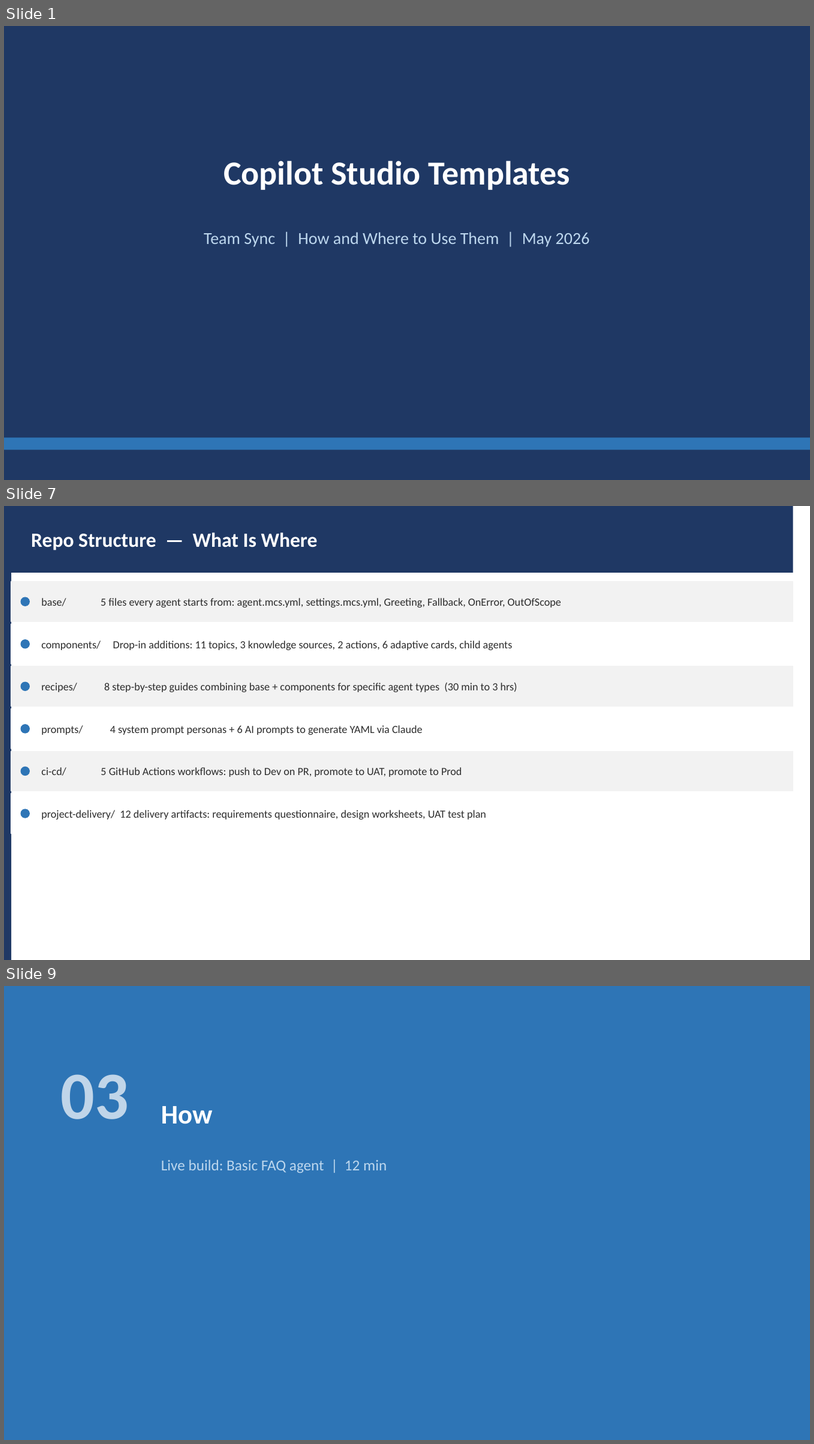
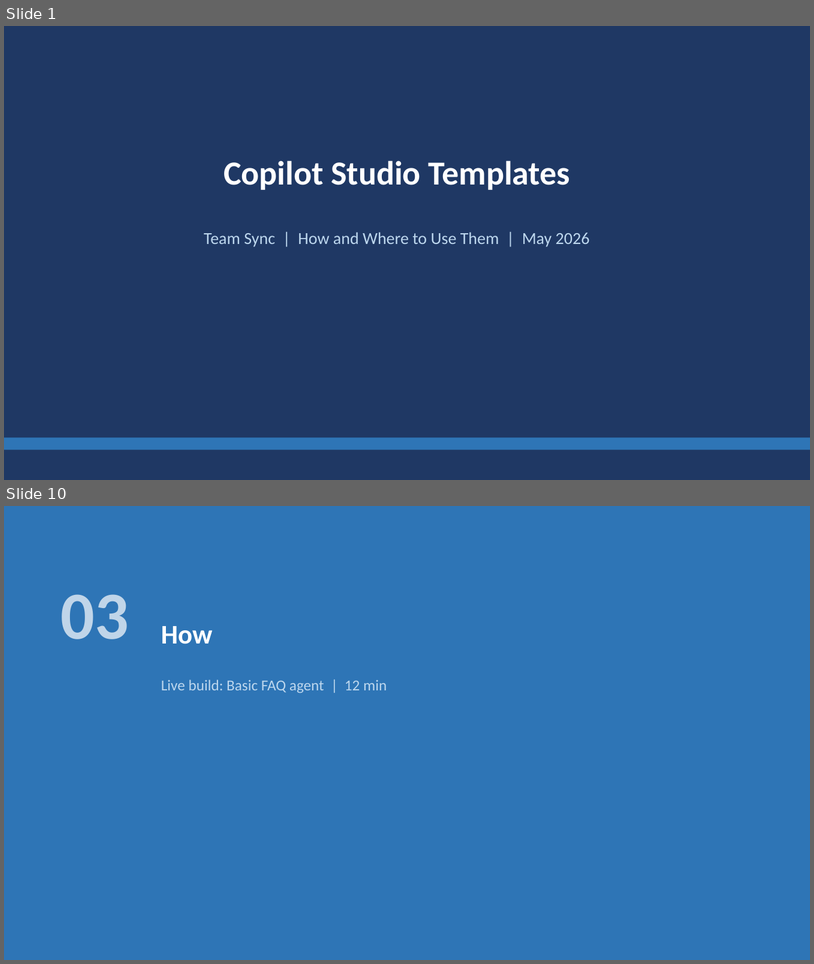
Before and after one commit to ramyabhargavi-p/copilot-studio-templates, a slide deck: docs/demo-prep-presentation.pptx. Shown one above the other, each under a label of ours: slides 1, 7 and 9 before the commit, slides 1 and 10 after it; the slides between them are not shown. The pictures are 814x1444 and 814x964 pixels, drawn with LibreOffice and Linux fonts; fonts in the diff are those of the drawing. Boxes give left, top, right and bottom in pixels: in the first picture for what was removed or moved away, otherwise in the second. Text is boxed around its words. In the diff, an @@ line names an element or a change of style, - is before the commit and + after.

```diff
--- a/docs/demo-prep-presentation.pptx
+++ b/docs/demo-prep-presentation.pptx
@@ slide 7 removed at bbox=[4, 506, 810, 960], background #FFFFFF @@
@@ rectangle removed at bbox=[4, 506, 11, 960] @@
@@ rectangle removed at bbox=[11, 506, 794, 573] @@
@@ text removed at bbox=[31, 532, 318, 550] @@
-Repo Structure — What Is Where
@@ rectangle removed at bbox=[11, 582, 794, 622] @@
@@ ellipse removed at bbox=[21, 597, 29, 606] @@
@@ text removed at bbox=[41, 598, 561, 607] @@
-base/ 5 files every agent starts from: agent.mcs.yml, settings.mcs.yml, Greeting, Fallback, OnError, OutOfScope
@@ rectangle removed at bbox=[11, 624, 794, 664] @@
@@ ellipse removed at bbox=[21, 640, 29, 648] @@
@@ text removed at bbox=[41, 640, 513, 650] @@
-components/ Drop-in additions: 11 topics, 3 knowledge sources, 2 actions, 6 adaptive cards, child agents
@@ rectangle removed at bbox=[11, 666, 794, 706] @@
@@ ellipse removed at bbox=[21, 682, 29, 691] @@
@@ text removed at bbox=[41, 682, 518, 692] @@
-recipes/ 8 step-by-step guides combining base + components for specific agent types (30 min to 3 hrs)
@@ rectangle removed at bbox=[11, 709, 794, 748] @@
@@ ellipse removed at bbox=[21, 724, 29, 733] @@
@@ text removed at bbox=[41, 725, 423, 735] @@
-prompts/ 4 system prompt personas + 6 AI prompts to generate YAML via Claude
@@ rectangle removed at bbox=[11, 751, 794, 791] @@
@@ ellipse removed at bbox=[21, 767, 29, 775] @@
@@ text removed at bbox=[41, 767, 462, 777] @@
-ci-cd/ 5 GitHub Actions workflows: push to Dev on PR, promote to UAT, promote to Prod
@@ rectangle removed at bbox=[11, 793, 794, 833] @@
@@ ellipse removed at bbox=[21, 809, 29, 817] @@
@@ text removed at bbox=[41, 810, 486, 819] @@
-project-delivery/ 12 delivery artifacts: requirements questionnaire, design worksheets, UAT test plan
@@ what was slide 9 is now slide 10 @@
```
Also in this commit, not shown: 5 slides changed, 5 slides added, 2 other slides removed, 1 other file.
